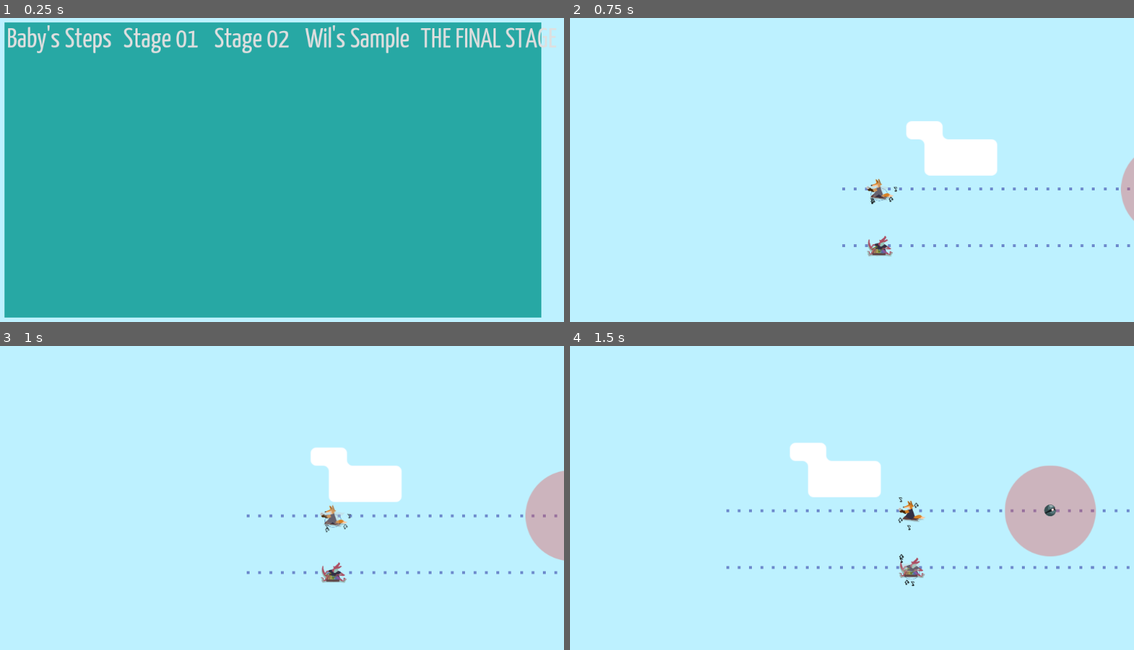
Above: before the commit, frames 1-4 (two rows, left to right).
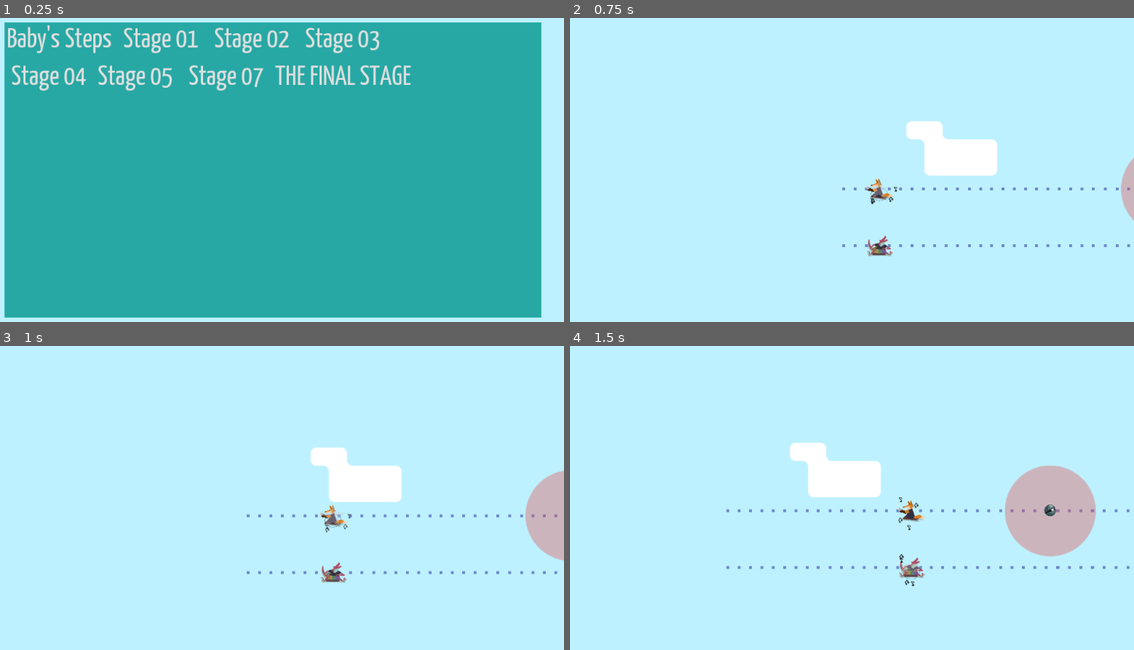
Above: after the commit, the same moments.

Repository: uspgamedev/skyjammers
Game: Godot game, scene res://menus/stage-selector/main.tscn
Same seed, same stepped clock (60 frames per second), same inputs: the game is played once before the commit and once after it. Sound files missing from this copy of the repository are replaced by a short silence.
Inputs:
- Up to frame 1 (0.25 s): no input
- Up to frame 2 (0.75 s): click "THE FINAL STAGE" at 0.5 s
- Up to frame 3 (1 s): no input
- Up to frame 4 (1.5 s): hold Space (action_play) from 1.28 s (still down)

The runs differ from the first frame. In frame 1, 3.3% of the frame differs, in the area x 2-99%, y 2-24%; in frame 2, nothing differs; in frame 3, nothing differs; in frame 4, nothing differs.

Commit message:
Fix selector sbrubles... for now

Diff:
--- a/game/menus/stage-selector/main.tscn
+++ b/game/menus/stage-selector/main.tscn
@@ -1,13 +1,17 @@
-[gd_scene load_steps=9 format=2]
+[gd_scene load_steps=13 format=2]
 
 [ext_resource path="res://menus/stage-selector/StageSelector.gd" type="Script" id=1]
 [ext_resource path="res://menus/theme.tres" type="Theme" id=2]
 [ext_resource path="res://menus/stage-selector/button.tscn" type="PackedScene" id=3]
 [ext_resource path="res://stages/stage00.tscn" type="PackedScene" id=4]
 [ext_resource path="res://stages/stage01.tscn" type="PackedScene" id=5]
-[ext_resource path="res://stages/sample/sample.tscn" type="PackedScene" id=6]
-[ext_resource path="res://test/TheFinalStage.tscn" type="PackedScene" id=7]
-[ext_resource path="res://audio/AudioManager.tscn" type="PackedScene" id=8]
+[ext_resource path="res://stages/stage02.tscn" type="PackedScene" id=6]
+[ext_resource path="res://stages/stage03.tscn" type="PackedScene" id=7]
+[ext_resource path="res://stages/stage04.tscn" type="PackedScene" id=8]
+[ext_resource path="res://stages/stage05.tscn" type="PackedScene" id=9]
+[ext_resource path="res://stages/stage07.tscn" type="PackedScene" id=10]
+[ext_resource path="res://test/TheFinalStage.tscn" type="PackedScene" id=11]
+[ext_resource path="res://audio/AudioManager.tscn" type="PackedScene" id=12]
 
 [node name="StageSelector" type="Control"]
 
@@ -90,20 +94,56 @@
 margin_left = 357.0
 margin_right = 513.0
 text = " Stage 02 "
-stage_scene = ExtResource( 5 )
+stage_scene = ExtResource( 6 )
 
 [node name="Button3" parent="Panel/VBoxContainer/GridContainer" index="3" instance=ExtResource( 3 )]
 
 margin_left = 517.0
-margin_right = 724.0
-text = " Wil's Sample "
-stage_scene = ExtResource( 6 )
-
-[node name="Button4" parent="Panel/VBoxContainer/GridContainer" index="4" instance=ExtResource( 3 )]
-
-margin_left = 728.0
-margin_right = 975.0
-text = "THE FINAL STAGE"
+margin_right = 673.0
+text = " Stage 03 "
 stage_scene = ExtResource( 7 )
 
-[node name="AudioManager" parent="." index="1" instance=ExtResource( 8 )]
+[node name="HBoxContainer" type="HBoxContainer" parent="Panel/VBoxContainer" index="1"]
+
+anchor_left = 0.0
+anchor_top = 0.0
+anchor_right = 0.0
+anchor_bottom = 0.0
+margin_top = 76.0
+margin_right = 975.0
+margin_bottom = 148.0
+rect_pivot_offset = Vector2( 0, 0 )
+mouse_filter = 1
+mouse_default_cursor_shape = 0
+size_flags_horizontal = 1
+size_flags_vertical = 1
+alignment = 0
+
+[node name="Button6" parent="Panel/VBoxContainer/HBoxContainer" index="0" instance=ExtResource( 3 )]
+
+margin_right = 148.0
+text = " Stage 04"
+stage_scene = ExtResource( 8 )
+
+[node name="Button7" parent="Panel/VBoxContainer/HBoxContainer" index="1" instance=ExtResource( 3 )]
+
+margin_left = 152.0
+margin_right = 308.0
+text = " Stage 05 "
+stage_scene = ExtResource( 9 )
+
+[node name="Button8" parent="Panel/VBoxContainer/HBoxContainer" index="2" instance=ExtResource( 3 )]
+
+margin_left = 312.0
+margin_right = 468.0
+text = " Stage 07 "
+stage_scene = ExtResource( 10 )
+
+[node name="Button4" parent="Panel/VBoxContainer/HBoxContainer" index="3" instance=ExtResource( 3 )]
+
+margin_left = 472.0
+margin_right = 719.0
+text = "THE FINAL STAGE"
+stage_scene = ExtResource( 11 )
+
+[node name="AudioManager" parent="." index="1" instance=ExtResource( 12 )]
